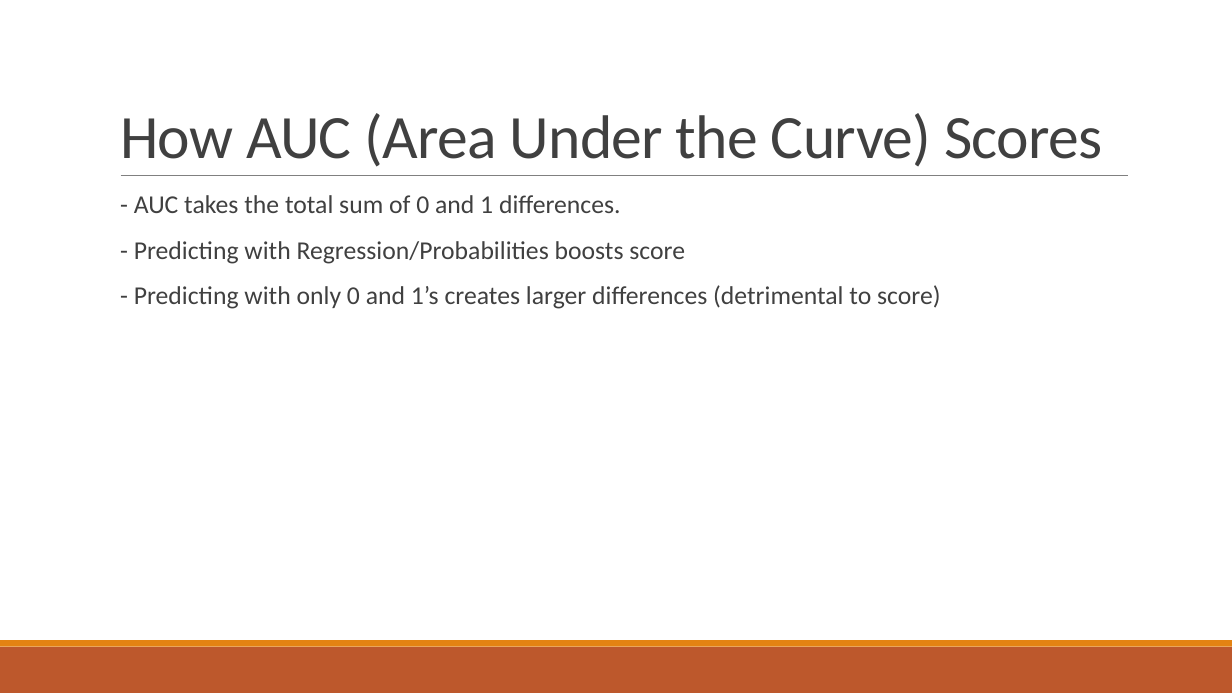
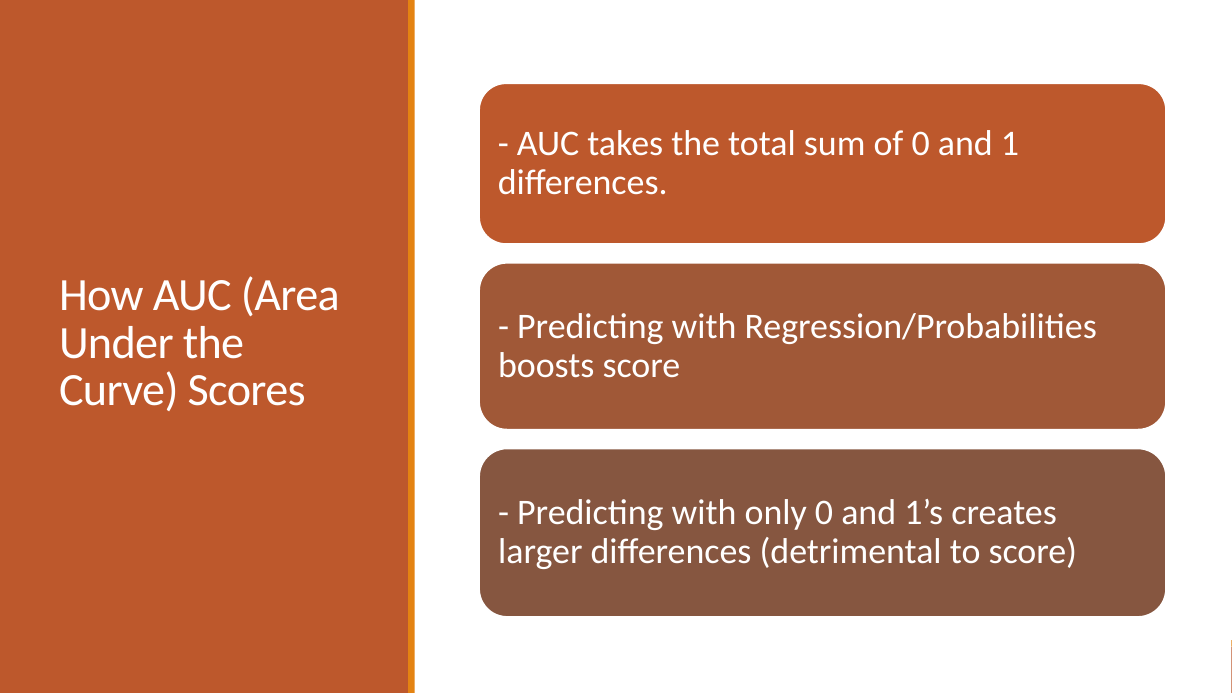
Before and after one commit to suong4554/Machine-Learning-Poly-U, a slide deck: slide 15 of Presentation.pptx. Drawn at 1232x693 pixels with LibreOffice and Linux fonts; fonts in the diff are those of the drawing. Boxes give left, top, right and bottom in pixels: in the first picture for what was removed or moved away, otherwise in the second. Text is boxed around its words. In the diff, an @@ line names an element or a change of style, - is before the commit and + after.

```diff
--- a/Presentation.pptx
+++ b/Presentation.pptx
@@ rectangle added at (0,0,1232,693), fill #FFFFFF @@
@@ rectangle added at (0,0,409,693), fill #BD582C @@
@@ rectangle added at (409,0,415,693), fill #E48312 @@
@@ title "How AUC (Area Under the ...": place and size @@
-title "How AUC (Area Under the ..." at (120,113,1102,167)
+title "How AUC (Area Under the ..." at (59,276,340,411)
@@ title "How AUC (Area Under the ..." at (59,276,340,411): size 48 to 36 pt, text colour #404040 to #FFFFFF; vertical alignment bottom to middle @@
@@ line removed from (121, 176) to (1128, 176) @@
@@ text removed at (134,195,940,309) @@
-  - AUC takes the total sum of 0 and 1 differences.
-  - Predicting with Regression/Probabilities boosts score
-  - Predicting with only 0 and 1’s creates larger differences (detrimental to score)
@@ group added at (480,83,1166,616): 3 rounded rectangles, 3 texts @@
+- AUC takes the total sum of 0 and 1 differences.
+- Predicting with Regression/Probabilities boosts score
+- Predicting with only 0 and 1’s creates larger differences (detrimental to score)
```
Also in this commit, not shown: 1 other slide changed.
